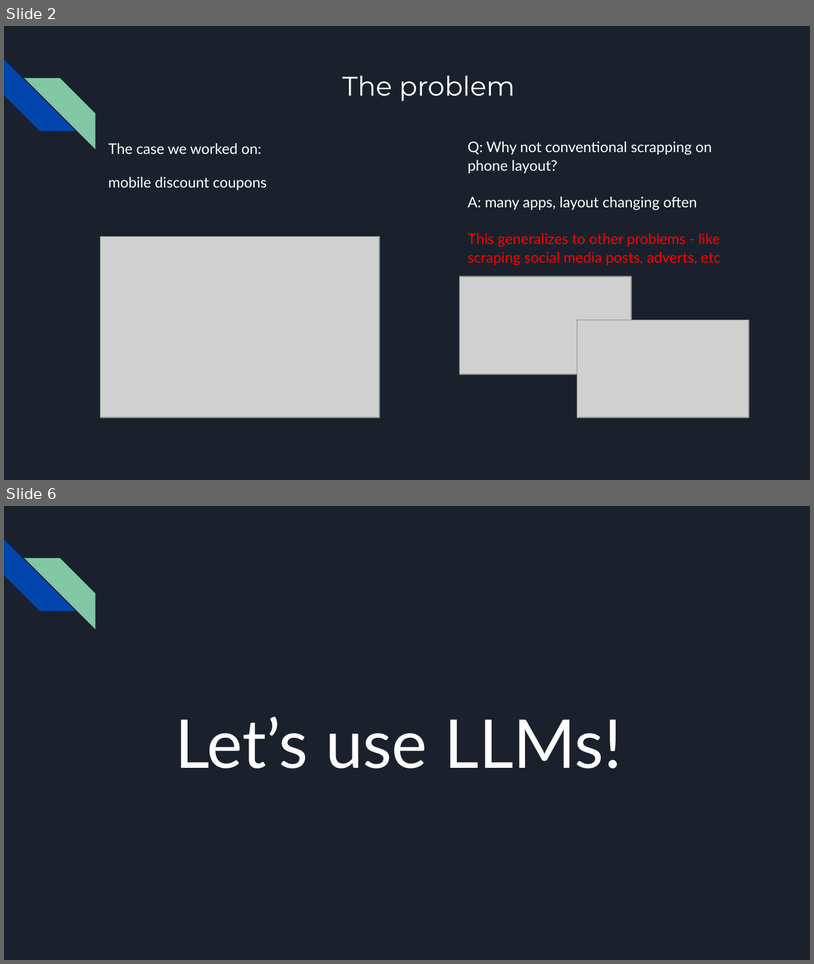
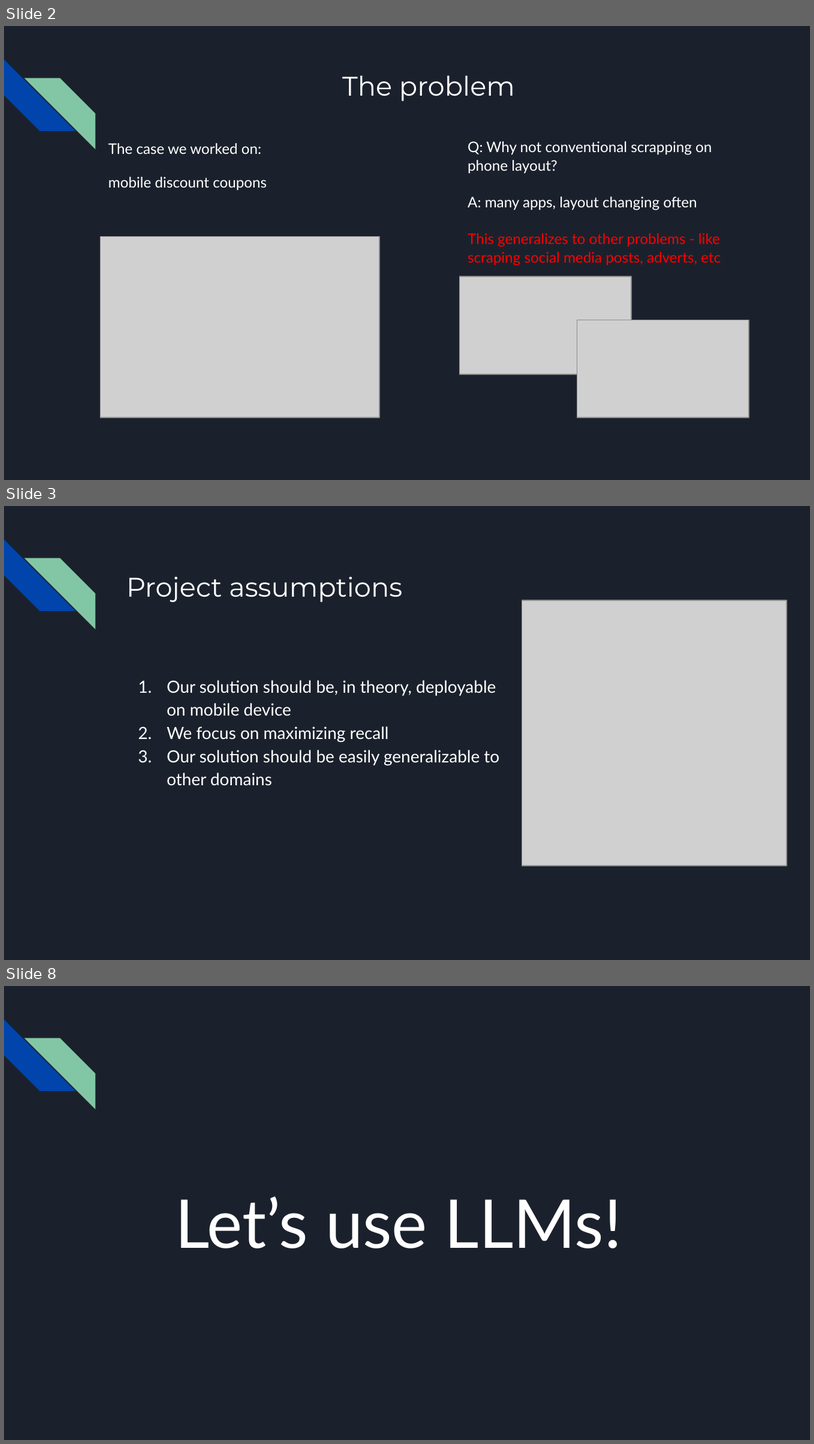
Before and after one commit to ZPP-MURMURAS/ZPP_Murmuras, a slide deck: docs/zpp_final_presentation.pptx. Shown one above the other, each under a label of ours: slides 2 and 6 before the commit, slides 2, 3 and 8 after it; the slides between them are not shown. The pictures are 814x964 and 814x1444 pixels, drawn with LibreOffice and Linux fonts; fonts in the diff are those of the drawing; grey boxes stand for pictures. Boxes give left, top, right and bottom in pixels: in the first picture for what was removed or moved away, otherwise in the second. Text is boxed around its words. In the diff, an @@ line names an element or a change of style, - is before the commit and + after.

```diff
--- a/docs/zpp_final_presentation.pptx
+++ b/docs/zpp_final_presentation.pptx
@@ slide 3 added at bbox=[4, 506, 810, 960], background #1B212C; not listed: 2 template elements that a slide beside it also shows @@
@@ title added at bbox=[126, 576, 402, 602], 24 pt, text #FFFFFF @@
+Project assumptions
@@ picture added at bbox=[522, 600, 787, 865] @@
@@ text added at bbox=[167, 680, 500, 786], 15 pt, text #FFFFFF @@
+1. Our solution should be, in theory, deployable on mobile device
+2. We focus on maximizing recall
+3. Our solution should be easily generalizable to other domains
@@ what was slide 6 is now slide 8 @@
```
Also in this commit, not shown: 3 slides changed, 2 other slides added.
